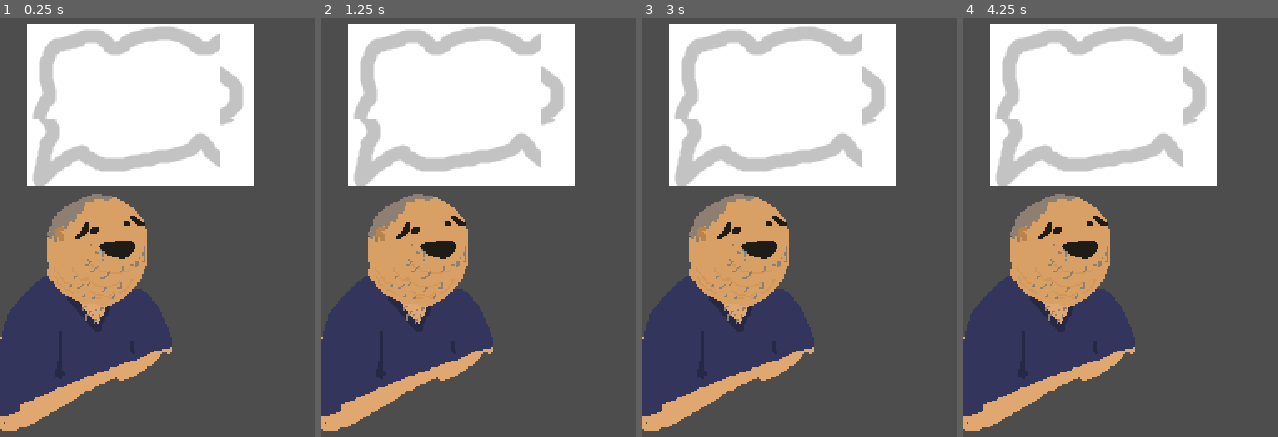
Above: before the commit, frames 1-4 (left to right).
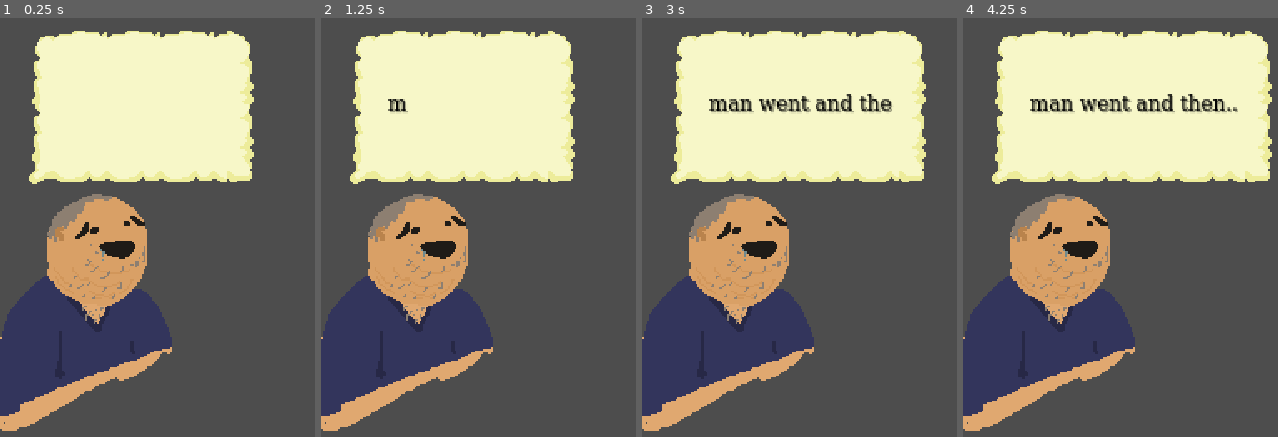
Above: after the commit, the same moments.

Repository: Guy-Michael/dead-jokes
Game: Godot game, scene res://Nodes/node_dad.tscn
Two runs of this game, one before a commit and one after it. Both use one fixed random seed, a clock stepped at 60 frames per second and the inputs below. This scene is started directly instead of the project's main scene.
Inputs (mouse positions are in pixels of both pictures, inside the frame that each line leads up to):
- Up to frame 1 (0.25 s): no input
- Up to frame 2 (1.25 s): tap Enter at 0.5 s; move the mouse to (outside the picture) at 0.52 s; press the mouse at (outside the picture) at 0.53 s
- Up to frame 3 (3 s): move the mouse to (881, 244) at 1.27 s; release the mouse at (881, 244) at 1.28 s; click (881, 244) at 1.35 s; move the mouse to (outside the picture) at 2.02 s; press the mouse at (outside the picture) at 2.03 s; move the mouse to (outside the picture) at 2.77 s; release the mouse at (outside the picture) at 2.78 s; click (outside the picture) at 2.85 s
- Up to frame 4 (4.25 s): tap Space at 3.5 s; move the mouse to (outside the picture) at 3.52 s; press the mouse at (outside the picture) at 3.53 s

The runs differ from the first frame. In frame 1, 28% of the frame differs, in the area x 8-81%, y 1-41%; in frame 2, 28%; in frame 3, 31%; in frame 4, 34%, in the area x 8-99%, y 1-41%.
Error before the commit: Invalid type in function 'display_text' in base 'MarginContainer (text_box.gd)'. Cannot convert argument 1 from Object to String. (res://Nodes/script_dad.gd:32)

Commit message:
dad

Diff:
--- a/Nodes/node_dad.tscn
+++ b/Nodes/node_dad.tscn
@@ -1,9 +1,10 @@
-[gd_scene load_steps=6 format=3 uid="uid://cc6nt4n6ymqrq"]
+[gd_scene load_steps=7 format=3 uid="uid://cc6nt4n6ymqrq"]
 
 [ext_resource type="Texture2D" uid="uid://cy153elteuiog" path="res://Sprites/dad left talk.png" id="1_ucgjk"]
 [ext_resource type="Script" path="res://Nodes/script_dad.gd" id="2_l4x7i"]
 [ext_resource type="PackedScene" uid="uid://c70ghln7n3qxg" path="res://itai dev/text_box.tscn" id="2_orbi0"]
-[ext_resource type="Resource" uid="uid://bo12oh6hoj5sy" path="res://Resources/resource_joke.tres" id="3_uhxea"]
+[ext_resource type="Resource" uid="uid://bxtkk5518wdtp" path="res://jokes/joke_chamor.tres" id="4_8raph"]
+[ext_resource type="Resource" uid="uid://ctifsar3w38fx" path="res://jokes/joke_shnizel.tres" id="4_peivc"]
 
 [sub_resource type="RectangleShape2D" id="RectangleShape2D_12uel"]
 size = Vector2(146, 74)
@@ -12,7 +13,7 @@
 position = Vector2(240, 136)
 texture = ExtResource("1_ucgjk")
 script = ExtResource("2_l4x7i")
-jokes = Array[Resource("res://Nodes/script_joke.gd")]([ExtResource("3_uhxea")])
+jokes = Array[Resource("res://Nodes/script_joke.gd")]([ExtResource("4_8raph"), ExtResource("4_peivc")])
 
 [node name="TextBox" parent="." instance=ExtResource("2_orbi0")]
 offset_left = -224.0
--- a/Nodes/node_joke.tscn
+++ /dev/null
@@ -1,6 +0,0 @@
-[gd_scene load_steps=2 format=3 uid="uid://cp6kum2ao2q1"]
-
-[ext_resource type="Script" path="res://Nodes/script_joke.gd" id="1_3t40v"]
-
-[node name="node_joke" type="Node"]
-script = ExtResource("1_3t40v")
--- a/Nodes/script_dad.gd
+++ b/Nodes/script_dad.gd
@@ -7,7 +7,7 @@
 	dead
 }
 
-@export var jokes : Array[class_joke] = []
+@export var jokes : Array[class_joke]
 
 var current_joke = -1
 @onready var my_timer = $timer
@@ -16,7 +16,6 @@
 @onready var state = DAD_STATES.off
 
 func _ready():
-	print("start")
 	my_timer.start()
 
 func _process(_delta):
@@ -27,19 +26,36 @@
 	match state:
 		DAD_STATES.off:
 			#start a joke
-			current_joke = jokes.pick_random();
-
-			my_textbox.display_text(jokes.pick_random())
+			print("starting to pick a joke")
+			current_joke = jokes.pick_random()
+			current_joke.reset_progress()
+			print("trying to load joke " + current_joke.get_line().text)
+			my_textbox.display_text(current_joke.get_line().text)
 			state = DAD_STATES.joke
 			print("joke started")
+
 		DAD_STATES.joke:
 			#progress joke line
 			print("progress joke")
+
+			if(current_joke.is_done()):
+				#end joke
+				if(current_joke.is_activated()):
+					state = DAD_STATES.off
+					#also start the timer
+				else:
+					state = DAD_STATES.dead
+					print("died")
+			else:
+				#progress lines
+				current_joke.next_line()
+				print(current_joke.get_line().text)
+				my_textbox.display_text(current_joke.get_line().text)
+
 		DAD_STATES.dead:
 			#do nothing
 			print("dead dad stays dead")
 
 	var num = rnd.randf_range(2.0, 6.0)
-	print("stopped and set to " + str(num))
-	my_timer.wait_time = num
-	my_timer.start()
+	#print("stopped and set to " + str(num))
+	my_timer.start(num)
--- a/Nodes/script_joke.gd
+++ b/Nodes/script_joke.gd
@@ -1,13 +1,27 @@
 extends Resource
 class_name class_joke
 
-@export var lines : Array[class_joke_line] = []
+@export var lines : Array[class_joke_line]
 
-var current_line_index = 0;
+var activated = false
+var current_line_index = 0
 
+#func _to_string():
+	#return lines[current_line_index].text
+
+func reset_progress():
+	current_line_index = 0
 func get_line():
+	#print("loaded line: " + lines[current_line_index].text)
 	return lines[current_line_index]
 func next_line():
 	current_line_index += 1
+func is_done():
+	return current_line_index >= len(lines)-1
+func is_activated():
+	return activated
 func is_trigger_win(action):
 	return lines[current_line_index].accepted_action_indexes.has(action)
+func send_action(action : globals.Joke_Component):
+	if lines[current_line_index].accepted_action_indexes.has(action):
+		activated = true
--- a/Resources/resource_joke.tres
+++ b/Resources/resource_joke.tres
@@ -1,7 +1,18 @@
-[gd_resource type="Resource" script_class="class_joke" load_steps=2 format=3 uid="uid://bo12oh6hoj5sy"]
+[gd_resource type="Resource" script_class="class_joke" load_steps=5 format=3 uid="uid://bo12oh6hoj5sy"]
 
+[ext_resource type="Script" path="res://Scripts/script_joke_line.gd" id="1_p42qm"]
 [ext_resource type="Script" path="res://Nodes/script_joke.gd" id="1_ud8vv"]
+
+[sub_resource type="Resource" id="Resource_anrvb"]
+script = ExtResource("1_p42qm")
+text = "one man went and blah blah blah"
+time = 2.0
+
+[sub_resource type="Resource" id="Resource_k2xac"]
+script = ExtResource("1_p42qm")
+text = "boom shnizel"
+time = 2.0
 
 [resource]
 script = ExtResource("1_ud8vv")
-lines = ["איש אחד הלך הלך", "בום שניצל!"]
+lines = [SubResource("Resource_anrvb"), SubResource("Resource_k2xac")]
--- a/Scripts/joke_componnent.gd
+++ b/Scripts/joke_componnent.gd
@@ -5,19 +5,19 @@
 var body_ref	#Refrence to the dropable area when the object enters it
 var offset: Vector2		#For maintaing the position of the object relative to the mouse pos
 var inital_pos: Vector2		#Keeps the inital position of the object
-@export var component_type: gloabls.Joke_Component
+@export var component_type: globals.Joke_Component
 
 func _process(_delta):
 	if draggable:
 		if Input.is_action_just_pressed("click"):
 			inital_pos = global_position
 			offset = get_global_mouse_position() - global_position
-			gloabls.is_dragging = true
+			globals.is_dragging = true
 
 		if Input.is_action_pressed("click"):
 			global_position = get_global_mouse_position() - offset
 		elif Input.is_action_just_released("click"):
-			gloabls.is_dragging = false
+			globals.is_dragging = false
 			var tween = get_tree().create_tween()
 			if is_inside_dropable:
 				tween.tween_property(self, "position", body_ref.position, 0.2).set_ease(Tween.EASE_OUT)
@@ -26,12 +26,12 @@
 func _on_area_2d_mouse_entered():
 	#Making sure we are dragging only one object
 	print_debug("mouse entered")
-	if not gloabls.is_dragging:
+	if not globals.is_dragging:
 		draggable = true
 		scale = Vector2(1.05, 1.05)		#Scaling the sprite (more for the visual effect)
 
 func _on_area_2d_mouse_exited():
-	if not gloabls.is_dragging:
+	if not globals.is_dragging:
 		draggable = false
 		scale = Vector2(1, 1)
 
--- a/Scripts/script_joke_line.gd
+++ b/Scripts/script_joke_line.gd
@@ -1,6 +1,6 @@
 extends Resource
 class_name class_joke_line
 
-@export var string = ""
+@export var text = ""
 @export var time = 2.0
 #@export var accepted_indexes : Array[globals.] = []
--- a/Scripts/text_box.gd
+++ b/Scripts/text_box.gd
@@ -1,45 +1,47 @@
 extends MarginContainer
 
 @onready var label = $MarginContainer/Label
-@onready var timer = $letterDisplayTimer
+@onready var timer = $timer
 
 const MAX_WIDTH = 256
 
 var text = ""
 var letter_index = 0
 
-var letter_time = 0.03
-var space_time = 0.06
-var punc_time = 0.2
+var speed_mult = 3
+var letter_time = 0.03*speed_mult
+var space_time = 0.06*speed_mult
+var punc_time = 0.2*speed_mult
 
 signal finished_displaying()
 
 func display_text(text_to_display: String):
 	text = text_to_display
-	label.text = text_to_display
 
-	await resized
-	custom_minimum_size.x = min(size.x, MAX_WIDTH)
+	#await resized
+	#custom_minimum_size.x = min(size.x, MAX_WIDTH)
+	#
+	#if size.x > MAX_WIDTH:
+		#label.autowrap_mode = TextServer.AUTOWRAP_WORD
+		#await resized
+		#await resized
+		#custom_minimum_size.y = size.y
+	#
+	#global_position.x -= size.x/2
+	#global_position.y -= size.y + 24; #adjust!
 
-	if size.x > MAX_WIDTH:
-		label.autowrap_mode = TextServer.AUTOWRAP_WORD
-		await resized
-		await resized
-		custom_minimum_size.y = size.y
-
-	global_position.x -= size.x/2
-	global_position.y -= size.y + 24; #adjust!
-
-	label.text = ""
+	#label.text = ""
 	_display_letter()
 
 func _display_letter():
-	label.text += text[letter_index]
+
 	letter_index += 1
 
 	if letter_index >= text.length():
 		finished_displaying.emit()
 		return
+
+	label.text += text[letter_index]
 
 	match text[letter_index]:
 		"!", ".", ",", "?":
@@ -49,6 +51,5 @@
 		_:
 			timer.start(letter_time)
 
-
-func _on_letter_display_timer_timeout():
-	pass # Replace with function body.
+func _on_timer_timeout():
+	_display_letter()
--- a/itai dev/text_box.tscn
+++ b/itai dev/text_box.tscn
@@ -47,11 +47,11 @@
 [node name="NinePatchRect" type="NinePatchRect" parent="."]
 layout_mode = 2
 texture = ExtResource("1_k71af")
-region_rect = Rect2(0, 0, 390, 200)
-patch_margin_left = 20
-patch_margin_top = 40
-patch_margin_right = 20
-patch_margin_bottom = 40
+region_rect = Rect2(0, 0, 64, 64)
+patch_margin_left = 16
+patch_margin_top = 48
+patch_margin_right = 16
+patch_margin_bottom = 48
 axis_stretch_horizontal = 1
 axis_stretch_vertical = 1
 
@@ -70,6 +70,8 @@
 theme_override_font_sizes/font_size = 12
 vertical_alignment = 1
 
-[node name="letterDisplayTimer" type="Timer" parent="."]
+[node name="timer" type="Timer" parent="."]
 wait_time = 0.3
 one_shot = true
+
+[connection signal="timeout" from="timer" to="." method="_on_timer_timeout"]
--- /dev/null
+++ b/jokes/joke_chamor.tres
@@ -0,0 +1,18 @@
+[gd_resource type="Resource" script_class="class_joke" load_steps=5 format=3 uid="uid://bxtkk5518wdtp"]
+
+[ext_resource type="Script" path="res://Scripts/script_joke_line.gd" id="1_i3ud1"]
+[ext_resource type="Script" path="res://Nodes/script_joke.gd" id="2_q24x6"]
+
+[sub_resource type="Resource" id="Resource_ty7ku"]
+script = ExtResource("1_i3ud1")
+text = "chamor went and then"
+time = 2.0
+
+[sub_resource type="Resource" id="Resource_p3roe"]
+script = ExtResource("1_i3ud1")
+text = "horse haha"
+time = 2.0
+
+[resource]
+script = ExtResource("2_q24x6")
+lines = Array[ExtResource("1_i3ud1")]([SubResource("Resource_ty7ku"), SubResource("Resource_p3roe")])
--- /dev/null
+++ b/jokes/joke_shnizel.tres
@@ -0,0 +1,18 @@
+[gd_resource type="Resource" script_class="class_joke" load_steps=5 format=3 uid="uid://ctifsar3w38fx"]
+
+[ext_resource type="Script" path="res://Nodes/script_joke.gd" id="1_le08i"]
+[ext_resource type="Script" path="res://Scripts/script_joke_line.gd" id="1_lp1pq"]
+
+[sub_resource type="Resource" id="Resource_yppru"]
+script = ExtResource("1_lp1pq")
+text = "a man went and then..."
+time = 2.0
+
+[sub_resource type="Resource" id="Resource_1fm6n"]
+script = ExtResource("1_lp1pq")
+text = "boom shnizel!"
+time = 2.0
+
+[resource]
+script = ExtResource("1_le08i")
+lines = Array[ExtResource("1_lp1pq")]([SubResource("Resource_yppru"), SubResource("Resource_1fm6n")])
--- a/project.godot
+++ b/project.godot
@@ -11,10 +11,13 @@
 [application]
 
 config/name="Dead-jokes"
-
 run/main_scene="res://Scenes/main_scene.tscn"
 config/features=PackedStringArray("4.2", "Mobile")
 config/icon="res://icon.svg"
+
+[autoload]
+
+globals="*res://Scripts/globals.gd"
 
 [display]
 
@@ -23,11 +26,6 @@
 window/size/window_width_override=1440
 window/size/window_height_override=810
 window/stretch/mode="viewport"
-
-[autoload]
-
-gloabls="*res://Scripts/globals.gd"
-
 
 [dotnet]
 
Binary file changed: Sprites/speech bubble.png
